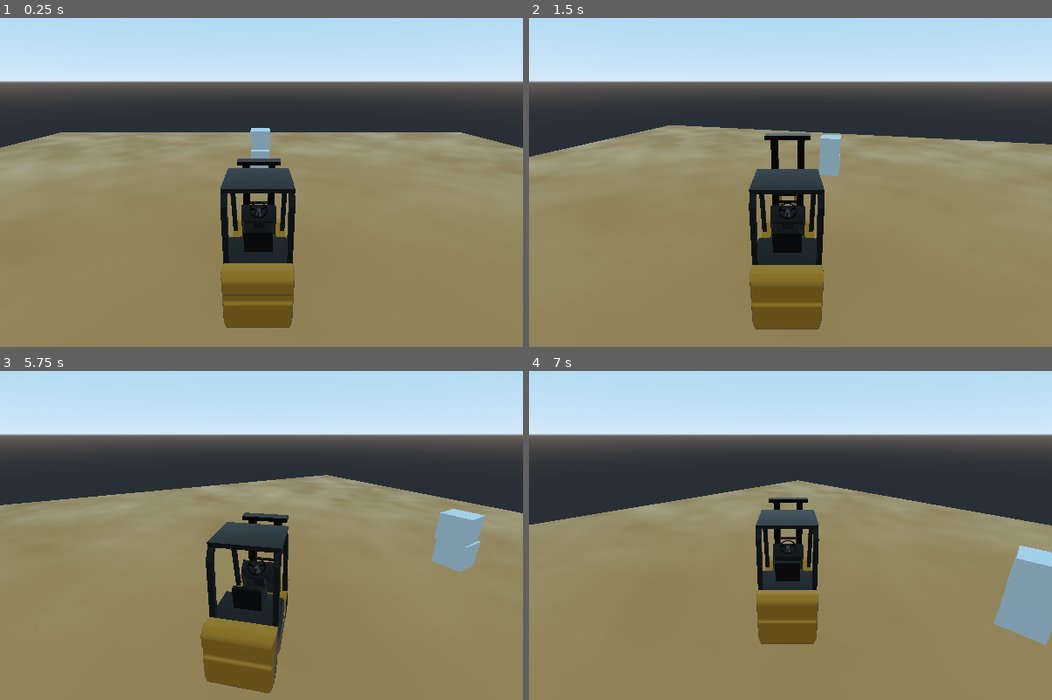
Above: before the commit, frames 1-4 (two rows, left to right).
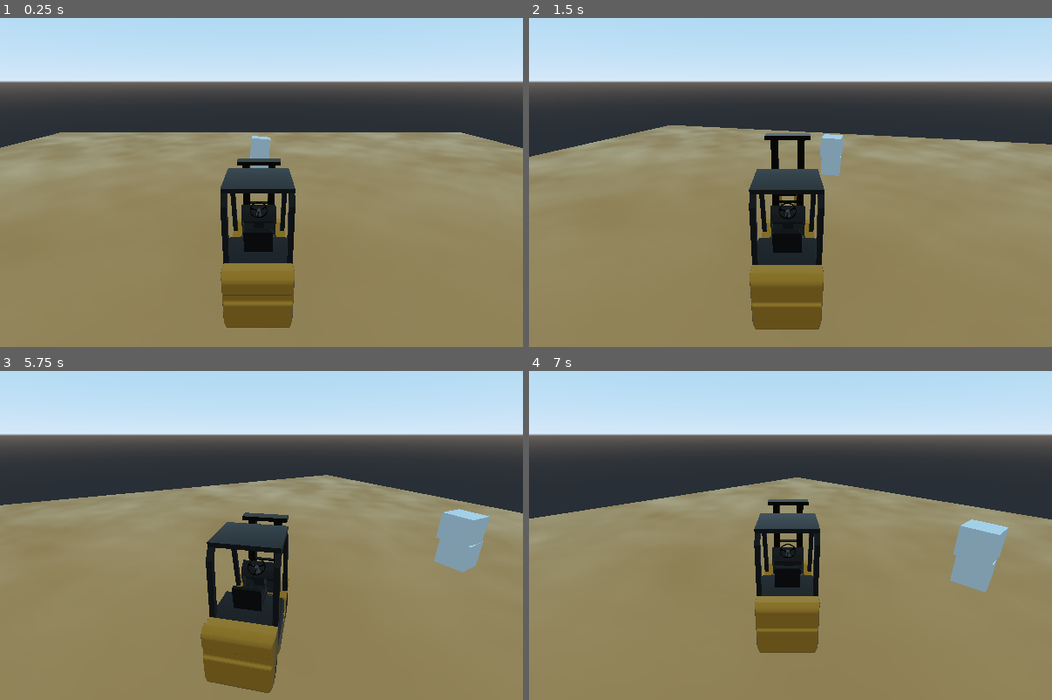
Above: after the commit, the same moments.

Repository: shrark/18929forklift
Game: Godot game, scene res://World.tscn
Same seed, same stepped clock (60 frames per second), same inputs: the game is played once before the commit and once after it.
Inputs (mouse positions are in pixels of both pictures, inside the frame that each line leads up to):
- Up to frame 1 (0.25 s): no input
- Up to frame 2 (1.5 s): move the mouse to (905, 156) at 0.52 s; hold Right 0.53-1.25 s; hold E (E) 0.53-1.25 s; click (905, 156) at 0.67 s; tap A (a) at 0.8 s; drag from (685, 189) to (764, 241) at 1.27 s
- Up to frame 3 (5.75 s): tap Enter at 2, 5 s; move the mouse to (313, 449) at 2.02 s; hold Right 2.03-2.75 s; hold D (d) 2.03-2.75 s; tap E (E) at 2.3 s; drag from (235, 594) to (104, 472) at 2.77 s; tap Space at 3.5 s; move the mouse to (418, 578) at 3.52 s; hold Left 3.53-4.25 s; hold Q (Q) 3.53-4.25 s; tap D (d) at 3.8 s; drag from (104, 472) to (183, 436) at 4.27 s; move the mouse to (287, 525) at 5.02 s; hold Down from 5.03 s (still down); hold D (d) from 5.03 s (still down); click (287, 525) at 5.17 s; tap A (a) at 5.3 s
- Up to frame 4 (7 s): release Down at 5.75 s; release D (d) at 5.75 s; drag from (712, 436) to (685, 542) at 5.77 s; tap Space at 6.5 s; move the mouse to (905, 509) at 6.52 s; hold Up from 6.53 s (still down); hold W (w) from 6.53 s (still down); tap E (E) at 6.8 s

The runs differ from the first frame. In frame 1, 0.2% of the frame differs, in the area x 47-52%, y 33-46%; in frame 2, less than 0.1%; in frame 3, 0.3%; in frame 4, 7.5%, in the area x 0-100%, y 32-86%.

Commit message:
Minor project changes

Diff:
--- a/utv/godot/forklift_controller.gd
+++ b/utv/godot/forklift_controller.gd
@@ -1,9 +1,9 @@
 extends RigidBody
 
-export var MAX_SPEED = 2000
+export var MAX_SPEED = 1800
 export var TURN_SPEED = 4
-export var ACCELERATION = 10
-export var BRAKE_FORCE = 20
+export var ACCELERATION = 4
+
 var velocity = Vector3()
 
 func _physics_process(delta):
@@ -21,6 +21,3 @@
 
 	velocity = velocity.linear_interpolate(target_velocity, ACCELERATION * delta)
 	transform.origin += velocity * delta
-
-	#var force_diff = target_velocity - target_angular_velocity
-	#add_central_force(force_diff * ACCELERATION)
--- a/utv/godot/project.godot
+++ b/utv/godot/project.godot
@@ -97,7 +97,8 @@
 3d/smooth_trimesh_collision=true
 common/enable_pause_aware_picking=true
 3d/physics_engine="Bullet"
-3d/default_gravity=12.0
+3d/default_gravity=14.0
+3d/default_gravity_vector=Vector3( 0, -4, 0 )
 
 [rendering]
 
